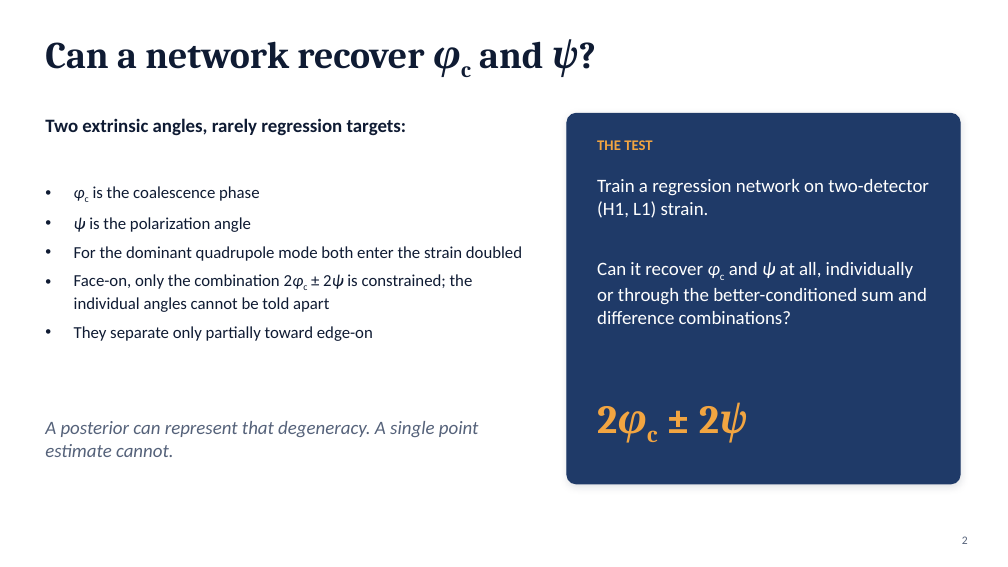
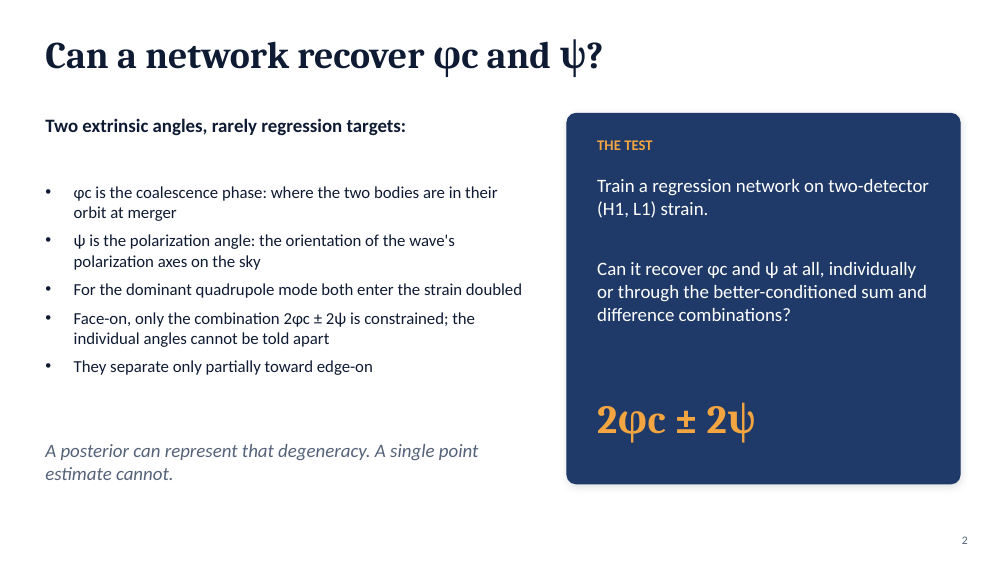
Before and after one commit to syedalimohsinbukhari/ml_practice_v2, a slide deck: slide 2 of experiments/phic_psi_poc-redo/phic_psi_presentation.pptx. Drawn at 1008x567 pixels with LibreOffice and Linux fonts; fonts in the diff are those of the drawing. Boxes give left, top, right and bottom in pixels: in the first picture for what was removed or moved away, otherwise in the second. Text is boxed around its words. In the diff, an @@ line names an element or a change of style, - is before the commit and + after.

```diff
--- a/experiments/phic_psi_poc-redo/phic_psi_presentation.pptx
+++ b/experiments/phic_psi_poc-redo/phic_psi_presentation.pptx
@@ title "Can a network recover φc ..." at bbox=[45, 39, 586, 77]: now on the baseline in "φc"; italic off in "φc ψ?" @@
@@ text at bbox=[74, 186, 497, 270]: text changed @@
-• φc is the coalescence phase
-• ψ is the polarization angle
+• φc is the coalescence phase: where the two bodies are in their orbit at merger
+• ψ is the polarization angle: the orientation of the wave's polarization axes on the sky
@@ text "Can it recover φc and ..." at bbox=[597, 262, 927, 321]: now on the baseline in "φc"; italic off in "φc ψ" @@
@@ text at bbox=[74, 312, 475, 347]: now on the baseline in "2φc"; italic off in "2φc 2ψ" @@
@@ text "2φc ± 2ψ" at bbox=[597, 393, 930, 454]: now on the baseline in "2φc"; italic off in "2φc 2ψ" @@
@@ text "A posterior can represent that ...": place and size @@
-text "A posterior can represent that ..." at bbox=[45, 421, 479, 457]
+text "A posterior can represent that ..." at bbox=[45, 444, 479, 480]
```
Also in this commit, not shown: 15 other slides changed, 2 slides added, 1 slide removed, 6 other files.
